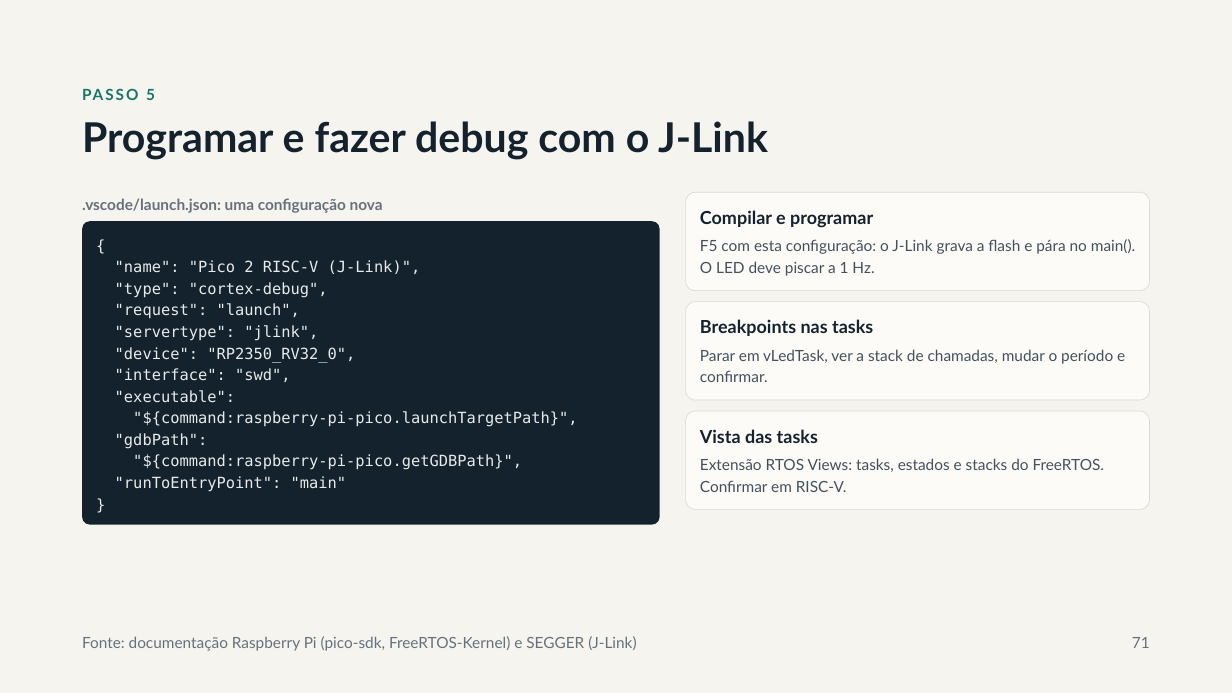
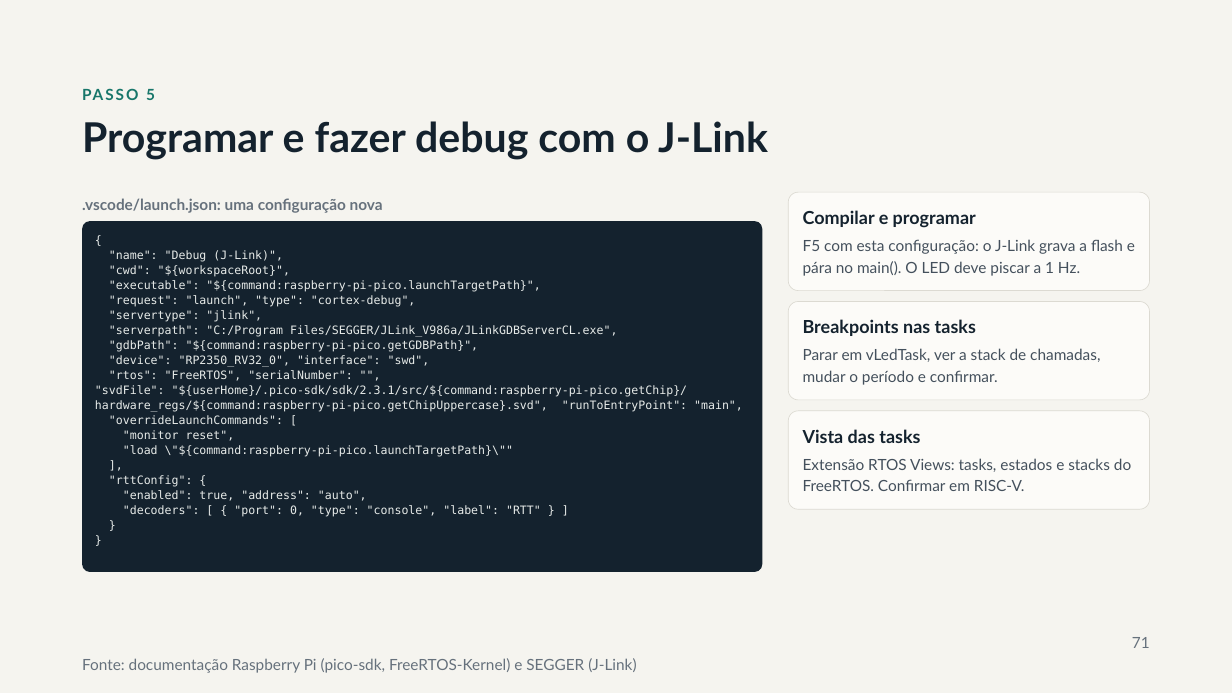
Before and after one commit to RPOA/Formacao_FreeRTOS, a slide deck: slide 71 of Slides/Formação FreeRTOS.pptx. Drawn at 1232x693 pixels with LibreOffice and Linux fonts; fonts in the diff are those of the drawing. Boxes give left, top, right and bottom in pixels: in the first picture for what was removed or moved away, otherwise in the second. Text is boxed around its words. In the diff, an @@ line names an element or a change of style, - is before the commit and + after.

Commit message:
Update presentation slides for FreeRTOS: revise content and improve clarity

```diff
--- a/Slides/Formação FreeRTOS.pptx
+++ b/Slides/Formação FreeRTOS.pptx
@@ rounded rectangle: place and size @@
-rounded rectangle at (686, 192, 1150, 291)
+rounded rectangle at (788, 192, 1150, 291)
@@ text "Compilar e programar": place and size @@
-text "Compilar e programar" at (700, 210, 873, 228)
+text "Compilar e programar" at (803, 210, 976, 228)
@@ text in rounded rectangle at (82, 221, 762, 572): paragraph added @@
+}
@@ rounded rectangle "{": place and size @@
-rounded rectangle "{" at (82, 221, 660, 524)
+rounded rectangle "{" at (82, 221, 762, 572)
@@ rounded rectangle "{" at (82, 221, 762, 572): proportions changed @@
@@ text "F5 com esta configuração: o ..." rewrapped from (700, 239, 1135, 276) to (803, 239, 1135, 276) @@
@@ text in rounded rectangle at (109, 250, 540, 306): text changed; size 12 to 9 pt @@
-"name": "Pico 2 RISC-V (J-Link)",
-"type": "cortex-debug",
-"request": "launch",
+"name": "Debug (J-Link)",
+"cwd": "${workspaceRoot}",
+"executable": "${command:raspberry-pi-pico.launchTargetPath}",
+"request": "launch", "type": "cortex-debug",
@@ text in rounded rectangle at (95, 325, 743, 517): text changed; size 12 to 9 pt @@
-"device": "RP2350_RV32_0",
-"interface": "swd",
-"executable":
-"${command:raspberry-pi-pico.launchTargetPath}",
-"gdbPath":
-"${command:raspberry-pi-pico.getGDBPath}",
-"runToEntryPoint": "main"
+"serverpath": "C:/Program Files/SEGGER/JLink_V986a/JLinkGDBServerCL.exe",
+"gdbPath": "${command:raspberry-pi-pico.getGDBPath}",
+"device": "RP2350_RV32_0", "interface": "swd",
+"rtos": "FreeRTOS", "serialNumber": "",
+"svdFile": "${userHome}/.pico-sdk/sdk/2.3.1/src/${command:raspberry-pi-pico.getChip}/hardware_regs/${command:raspberry-pi-pico.getChipUppercase}.svd", "runToEntryPoint": "main",
+"overrideLaunchCommands": [
+"monitor reset",
+"load \"${command:raspberry-pi-pico.launchTargetPath}\""
+],
+"rttConfig": {
+"enabled": true, "address": "auto",
+"decoders": [ { "port": 0, "type": "console", "label": "RTT" } ]
@@ text in rounded rectangle at (109, 310, 262, 321): size 12 to 9 pt in "{", ""servertype": "jlink",", "}"; line spacing 16.8pt to 11.7pt @@
@@ rounded rectangle: place and size @@
-rounded rectangle at (686, 301, 1150, 400)
+rounded rectangle at (788, 301, 1150, 400)
@@ text "Breakpoints nas tasks": place and size @@
-text "Breakpoints nas tasks" at (700, 319, 873, 336)
+text "Breakpoints nas tasks" at (803, 319, 976, 336)
@@ text "Parar em vLedTask, ver a ..." rewrapped from (700, 349, 1125, 382) to (803, 348, 1100, 385) @@
@@ rounded rectangle: place and size @@
-rounded rectangle at (686, 411, 1150, 510)
+rounded rectangle at (788, 411, 1150, 510)
@@ text "Vista das tasks": place and size @@
-text "Vista das tasks" at (700, 429, 818, 443)
+text "Vista das tasks" at (803, 429, 920, 443)
@@ text "Extensão RTOS Views: tasks, estados ..." rewrapped from (700, 458, 1104, 492) to (803, 458, 1131, 491) @@
@@ text "Fonte: documentação Raspberry Pi (pico-sdk, ...": place and size @@
-text "Fonte: documentação Raspberry Pi (pico-sdk, ..." at (82, 636, 636, 651)
+text "Fonte: documentação Raspberry Pi (pico-sdk, ..." at (82, 658, 636, 673)
```
Also in this commit, not shown: 22 other slides changed, 1 slide removed, 1 other file.
